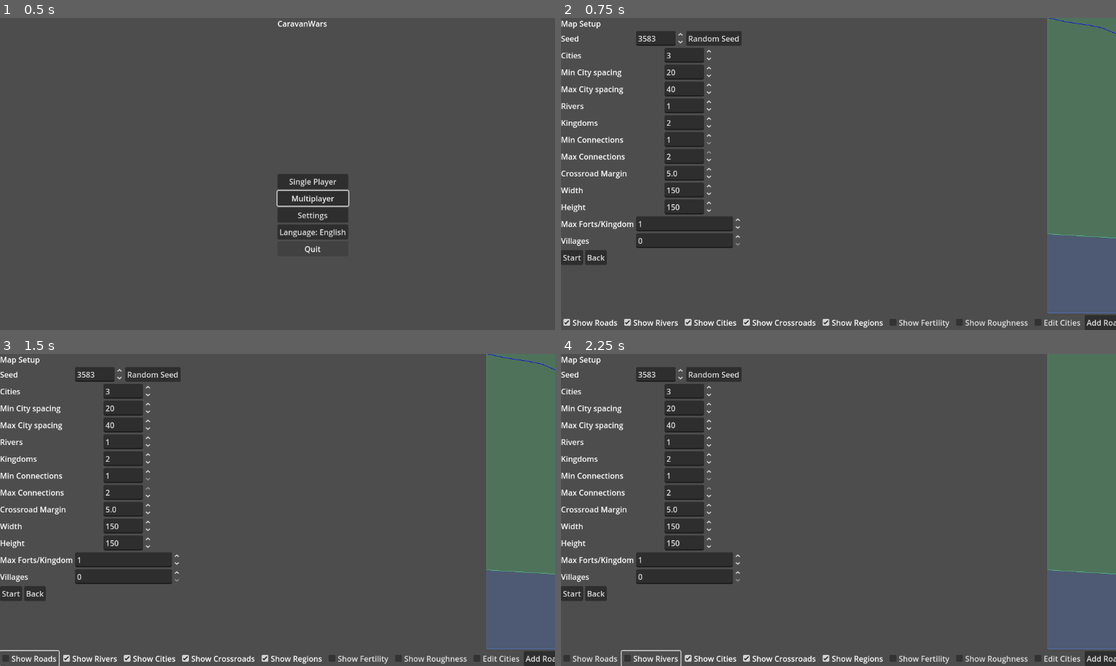
Above: before the commit, frames 1-4 (two rows, left to right).
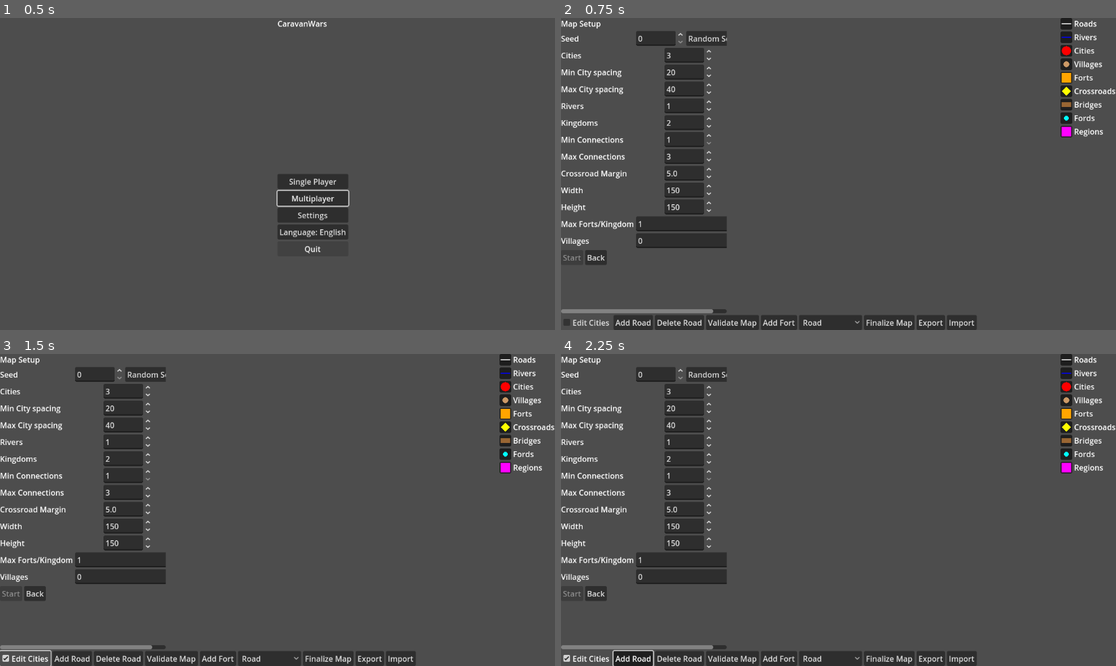
Above: after the commit, the same moments.

Repository: sepa79/CaravanWars
Game: Godot game, scene res://scenes/Main.tscn
The game is run twice, just before and just after one commit, with the same random seed, the same clock (stepped at 60 frames per second) and the same inputs.
Inputs (mouse positions are in pixels of both pictures, inside the frame that each line leads up to):
- Up to frame 1 (0.5 s): no input
- Up to frame 2 (0.75 s): click "Single Player" at 0.5 s
- Up to frame 3 (1.5 s): click (27, 659) at 1.25 s, where only the run before the commit has a clickable "Show Roads"
- Up to frame 4 (2.25 s): click (649, 659) at 2 s, where only the run before the commit has a clickable "Show Rivers"

Frame 1 is identical in both runs. In frame 2, 16% of the frame differs, in the area x 0-100%, y 0-100%; in frame 3, 16%; in frame 4, 16%.
Error after the commit: Parse Error: Cannot find member "join" in base "Array[String]". (res://mapgen/MapGenerator.gd:165)

Commit message:
refactor: streamline map controls and logging

Diff:
--- a/game/mapgen/MapGenerator.gd
+++ b/game/mapgen/MapGenerator.gd
@@ -137,6 +137,32 @@
     var river_stage = RiverGeneratorModule.new(rng)
     var rivers: Array = river_stage.generate_rivers(roads, params.max_river_count, params.width, params.height)
     map_data["rivers"] = rivers
+
+    var grouped: Dictionary = {
+        MapNodeModule.TYPE_CITY: [],
+        MapNodeModule.TYPE_VILLAGE: [],
+        MapNodeModule.TYPE_FORT: [],
+        MapNodeModule.TYPE_BRIDGE: [],
+        MapNodeModule.TYPE_FORD: [],
+        MapNodeModule.TYPE_CROSSROAD: [],
+    }
+    for node in nodes.values():
+        if grouped.has(node.type):
+            grouped[node.type].append(node.pos2d)
+    var labels: Dictionary = {
+        MapNodeModule.TYPE_CITY: "cities",
+        MapNodeModule.TYPE_VILLAGE: "villages",
+        MapNodeModule.TYPE_FORT: "forts",
+        MapNodeModule.TYPE_BRIDGE: "bridges",
+        MapNodeModule.TYPE_FORD: "fords",
+        MapNodeModule.TYPE_CROSSROAD: "crossroads",
+    }
+    for key in grouped.keys():
+        var pts: Array[String] = []
+        for p: Vector2 in grouped[key]:
+            pts.append("(%0.1f,%0.1f)" % [p.x, p.y])
+        if pts.size() > 0:
+            print("[MapGenerator] %s: %s" % [labels[key], pts.join(", ")])
 
     return map_data
 
--- a/game/ui/MapSetupScreen.gd
+++ b/game/ui/MapSetupScreen.gd
@@ -34,13 +34,6 @@
 @onready var height_spin: SpinBox = params.get_node("Height")
 @onready var map_view: MapView = $HBox/MapRow/MapView
 @onready var kingdom_legend: VBoxContainer = $HBox/MapRow/KingdomLegend
-@onready var show_roads_check: CheckBox = $Layers/ShowRoads
-@onready var show_rivers_check: CheckBox = $Layers/ShowRivers
-@onready var show_cities_check: CheckBox = $Layers/ShowCities
-@onready var show_crossroads_check: CheckBox = $Layers/ShowCrossings
-@onready var show_regions_check: CheckBox = $Layers/ShowRegions
-@onready var show_fertility_check: CheckBox = $Layers/ShowFertility
-@onready var show_roughness_check: CheckBox = $Layers/ShowRoughness
 @onready var edit_cities_check: CheckBox = $Layers/EditCities
 @onready var add_road_button: Button = $Layers/AddRoad
 @onready var delete_road_button: Button = $Layers/DeleteRoad
@@ -66,9 +59,6 @@
 var previous_state: String = Net.state
 var app_version: String = ""
 var legend_labels: Dictionary = {}
-var show_bridges_check: CheckBox
-var show_fords_check: CheckBox
-var show_villages_check: CheckBox
 
 func _ready() -> void:
     I18N.language_changed.connect(_update_texts)
@@ -123,23 +113,13 @@
     villages_spin.value = 0
     params.add_child(villages_spin)
     villages_spin.value_changed.connect(_on_params_changed)
-    show_roads_check.toggled.connect(_on_show_roads_toggled)
-    show_rivers_check.toggled.connect(_on_show_rivers_toggled)
-    show_cities_check.toggled.connect(_on_show_cities_toggled)
-    show_crossroads_check.toggled.connect(_on_show_crossroads_toggled)
-    show_regions_check.toggled.connect(_on_show_regions_toggled)
-    show_fertility_check.toggled.connect(_on_show_fertility_toggled)
-    show_roughness_check.toggled.connect(_on_show_roughness_toggled)
-    show_villages_check = CheckBox.new()
-    layers.add_child(show_villages_check)
-    show_villages_check.button_pressed = true
-    show_villages_check.toggled.connect(_on_show_villages_toggled)
-    show_bridges_check = CheckBox.new()
-    layers.add_child(show_bridges_check)
-    show_bridges_check.toggled.connect(_on_show_bridges_toggled)
-    show_fords_check = CheckBox.new()
-    layers.add_child(show_fords_check)
-    show_fords_check.toggled.connect(_on_show_fords_toggled)
+    layers.get_node("ShowRoads").queue_free()
+    layers.get_node("ShowRivers").queue_free()
+    layers.get_node("ShowCities").queue_free()
+    layers.get_node("ShowCrossings").queue_free()
+    layers.get_node("ShowRegions").queue_free()
+    layers.get_node("ShowFertility").queue_free()
+    layers.get_node("ShowRoughness").queue_free()
     edit_cities_check.toggled.connect(_on_edit_cities_toggled)
     add_road_button.toggled.connect(_on_add_road_toggled)
     delete_road_button.toggled.connect(_on_delete_road_toggled)
@@ -165,13 +145,6 @@
     import_button = Button.new()
     layers.add_child(import_button)
     import_button.pressed.connect(_on_import_map_pressed)
-    show_roads_check.button_pressed = true
-    show_rivers_check.button_pressed = true
-    show_cities_check.button_pressed = true
-    show_crossroads_check.button_pressed = true
-    show_regions_check.button_pressed = true
-    show_bridges_check.button_pressed = true
-    show_fords_check.button_pressed = true
     map_view.set_show_roads(true)
     map_view.set_show_rivers(true)
     map_view.set_show_cities(true)
@@ -227,16 +200,6 @@
     crossing_margin_label.text = I18N.t("setup.crossroad_margin")
     width_label.text = I18N.t("setup.width")
     height_label.text = I18N.t("setup.height")
-    show_roads_check.text = I18N.t("setup.show_roads")
-    show_rivers_check.text = I18N.t("setup.show_rivers")
-    show_cities_check.text = I18N.t("setup.show_cities")
-    show_crossroads_check.text = I18N.t("setup.show_crossroads")
-    show_regions_check.text = I18N.t("setup.show_regions")
-    show_fertility_check.text = I18N.t("setup.show_fertility")
-    show_roughness_check.text = I18N.t("setup.show_roughness")
-    show_villages_check.text = I18N.t("setup.show_villages")
-    show_bridges_check.text = I18N.t("setup.show_bridges")
-    show_fords_check.text = I18N.t("setup.show_fords")
     edit_cities_check.text = I18N.t("setup.edit_cities")
     add_road_button.text = I18N.t("setup.add_road")
     delete_road_button.text = I18N.t("setup.delete_road")
@@ -341,36 +304,6 @@
     debounce_timer.start()
     map_view.queue_redraw()
 
-func _on_show_roads_toggled(pressed: bool) -> void:
-    map_view.set_show_roads(pressed)
-
-func _on_show_rivers_toggled(pressed: bool) -> void:
-    map_view.set_show_rivers(pressed)
-
-func _on_show_cities_toggled(pressed: bool) -> void:
-    map_view.set_show_cities(pressed)
-
-func _on_show_crossroads_toggled(pressed: bool) -> void:
-    map_view.set_show_crossroads(pressed)
-
-func _on_show_regions_toggled(pressed: bool) -> void:
-    map_view.set_show_regions(pressed)
-
-func _on_show_fertility_toggled(pressed: bool) -> void:
-    map_view.set_show_fertility(pressed)
-
-func _on_show_roughness_toggled(pressed: bool) -> void:
-    map_view.set_show_roughness(pressed)
-
-func _on_show_villages_toggled(pressed: bool) -> void:
-    map_view.set_show_villages(pressed)
-
-func _on_show_bridges_toggled(pressed: bool) -> void:
-    map_view.set_show_bridges(pressed)
-
-func _on_show_fords_toggled(pressed: bool) -> void:
-    map_view.set_show_fords(pressed)
-
 func _on_edit_cities_toggled(pressed: bool) -> void:
     map_view.set_edit_mode(pressed)
 
Not shown, changed: CHANGELOG.md
